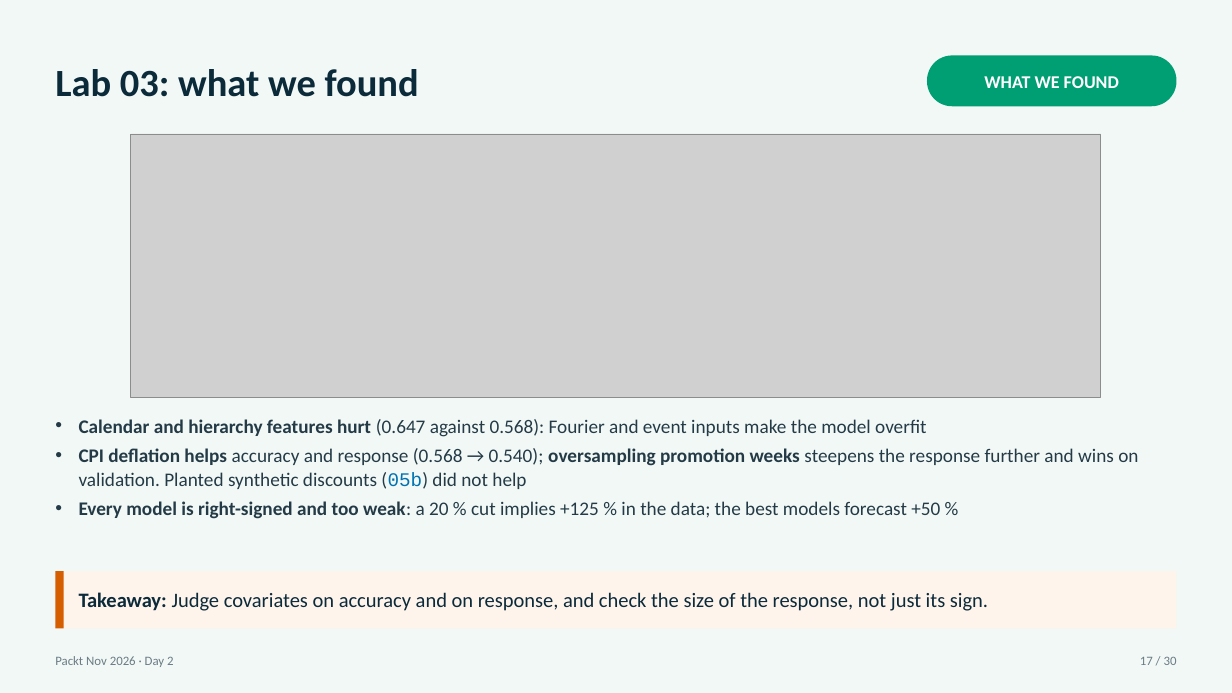
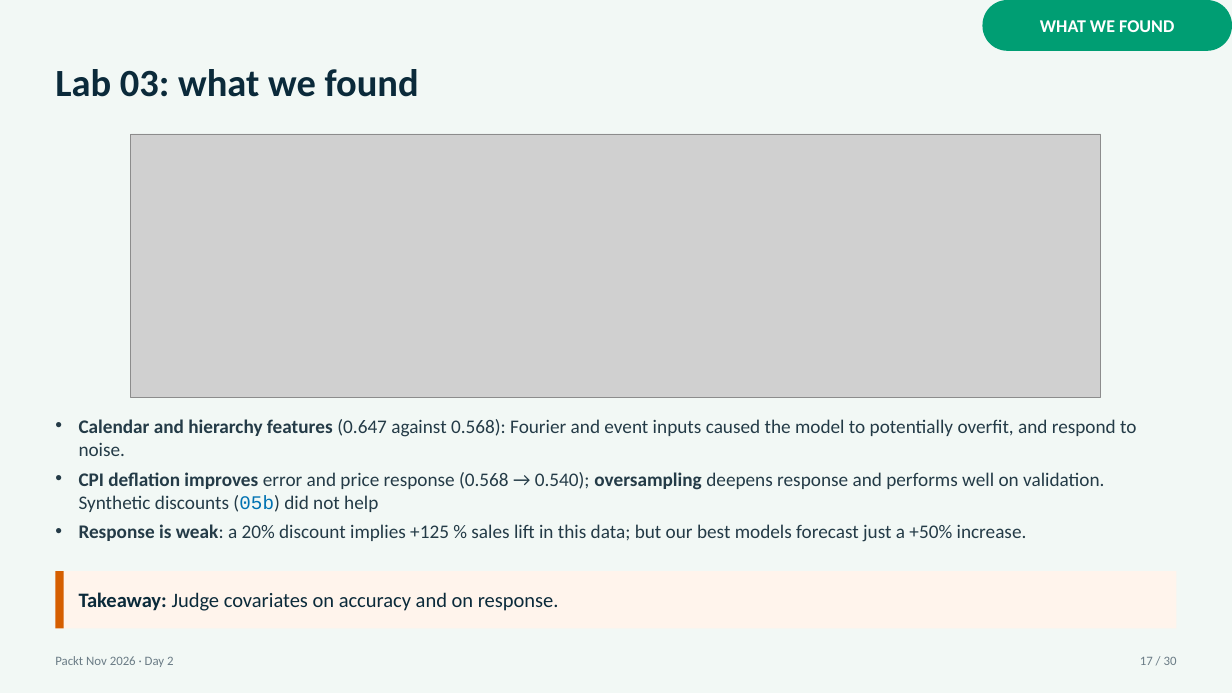
Before and after one commit to tackes/time-series-forecasting-bootcamp, a slide deck: slide 18 of day2_neural/slides_full/day2_slides.pptx (slide 17 before the commit). Drawn at 1232x693 pixels with LibreOffice and Linux fonts; fonts in the diff are those of the drawing; grey boxes stand for pictures. Boxes give left, top, right and bottom in pixels: in the first picture for what was removed or moved away, otherwise in the second. Text is boxed around its words. In the diff, an @@ line names an element or a change of style, - is before the commit and + after.

```diff
--- a/day2_neural/slides_full/day2_slides.pptx
+++ b/day2_neural/slides_full/day2_slides.pptx
@@ text "WHAT WE FOUND": place and size @@
-text "WHAT WE FOUND" at <box>984,76,1119,88</box>
+text "WHAT WE FOUND" at <box>1040,20,1174,32</box>
@@ rounded rectangle: place and size @@
-rounded rectangle at <box>927,55,1177,106</box>
+rounded rectangle at <box>982,0,1232,51</box>
@@ text at <box>79,419,1136,542</box>: text changed @@
-• Calendar and hierarchy features hurt (0.647 against 0.568): Fourier and event inputs make the model overfit
-• CPI deflation helps accuracy and response (0.568 → 0.540); oversampling promotion weeks steepens the response further and wins on validation. Planted synthetic discounts (05b) did not help
-• Every model is right-signed and too weak: a 20 % cut implies +125 % in the data; the best models forecast +50 %
+• Calendar and hierarchy features (0.647 against 0.568): Fourier and event inputs caused the model to potentially overfit, and respond to noise.
+• CPI deflation improves error and price response (0.568 → 0.540); oversampling deepens response and performs well on validation. Synthetic discounts (05b) did not help
+• Response is weak: a 20% discount implies +125 % sales lift in this data; but our best models forecast just a +50% increase.
@@ text at <box>79,592,559,611</box>: text changed @@
-Takeaway: Judge covariates on accuracy and on response, and check the size of the response, not just its sign.
+Takeaway: Judge covariates on accuracy and on response.
```
Also in this commit, not shown: 25 other slides changed, 9 slides added, 2 slides removed, 1 other file.
